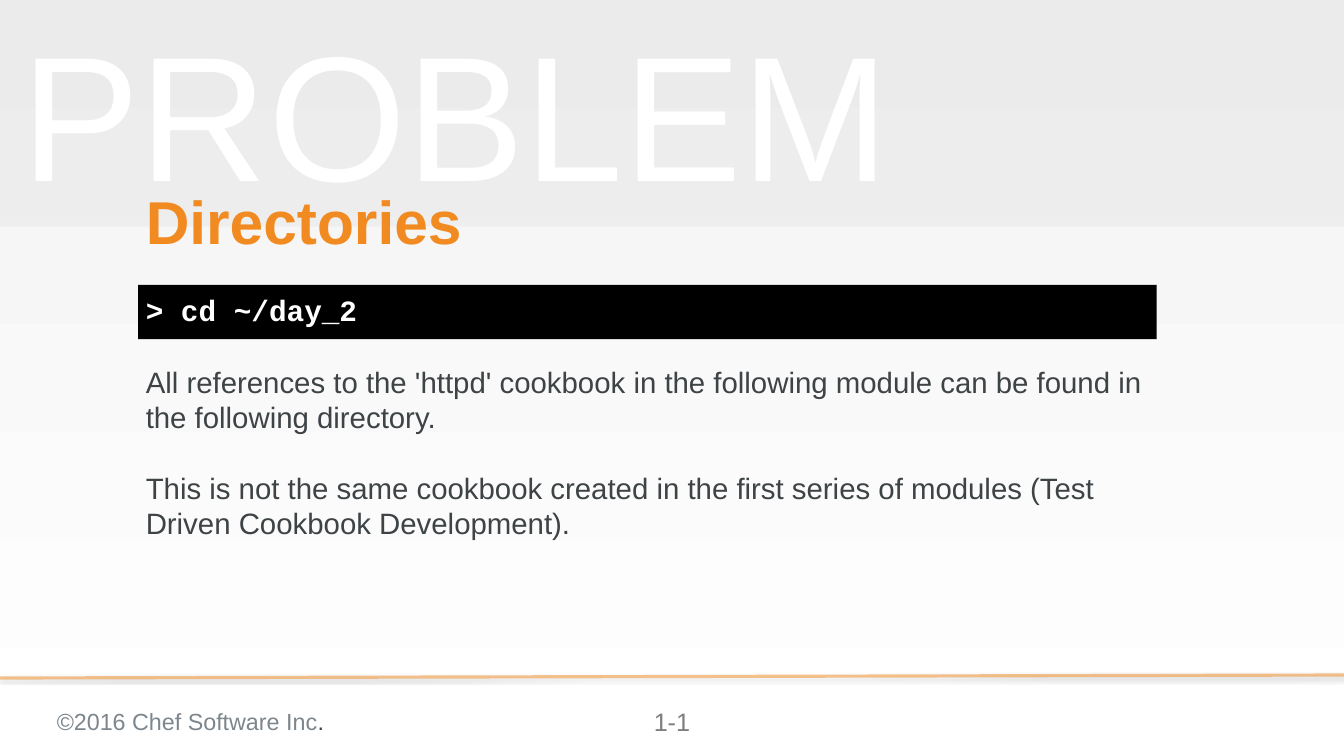
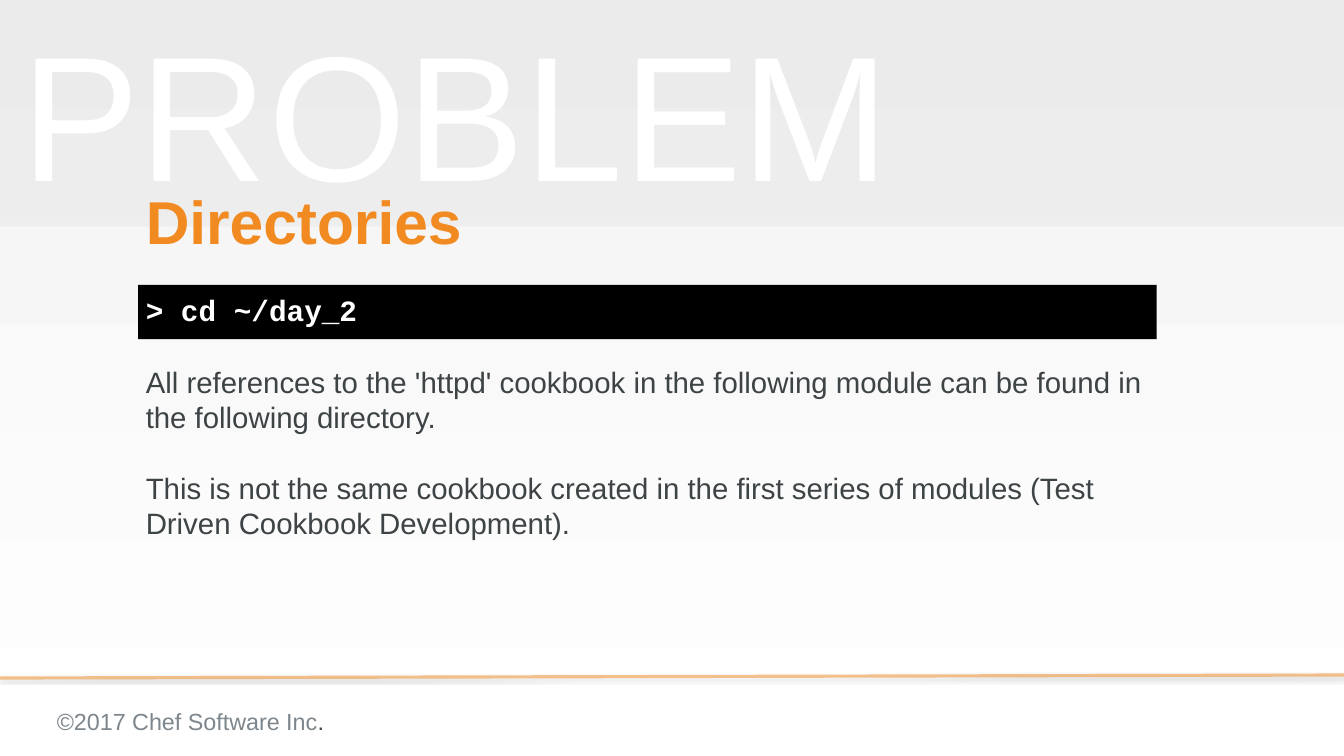
Before and after one commit to ericheiser/chef-intermediate, a slide deck: slide 1 of extending_cookbooks-patch.pptx. Drawn at 1344x756 pixels with LibreOffice and Linux fonts; fonts in the diff are those of the drawing; background and template pictures are left out. Boxes give left, top, right and bottom in pixels: in the first picture for what was removed or moved away, otherwise in the second. Text is boxed around its words. In the diff, an @@ line names an element or a change of style, - is before the commit and + after.

```diff
--- a/extending_cookbooks-patch.pptx
+++ b/extending_cookbooks-patch.pptx
@@ text at bbox=[57, 713, 324, 730]: text changed @@
-©2016 Chef Software Inc.
+©2017 Chef Software Inc.
@@ page number removed at bbox=[654, 713, 690, 731] @@
-1-1
```
Also in this commit, not shown: 4 other files.
